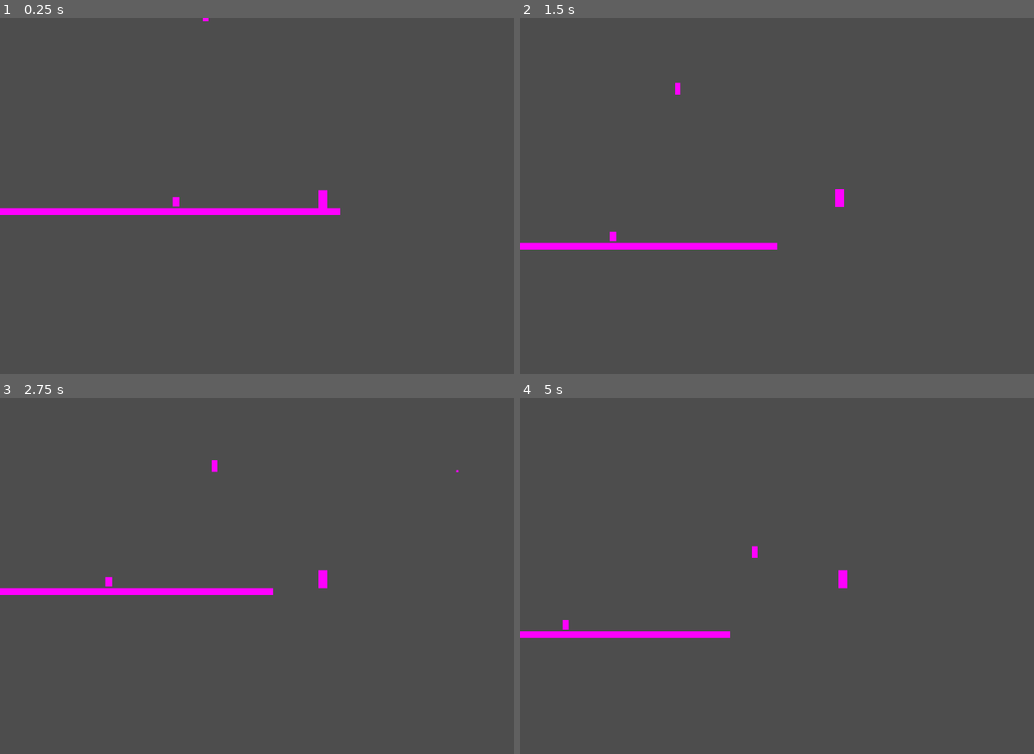
Above: before the commit, frames 1-4 (two rows, left to right).
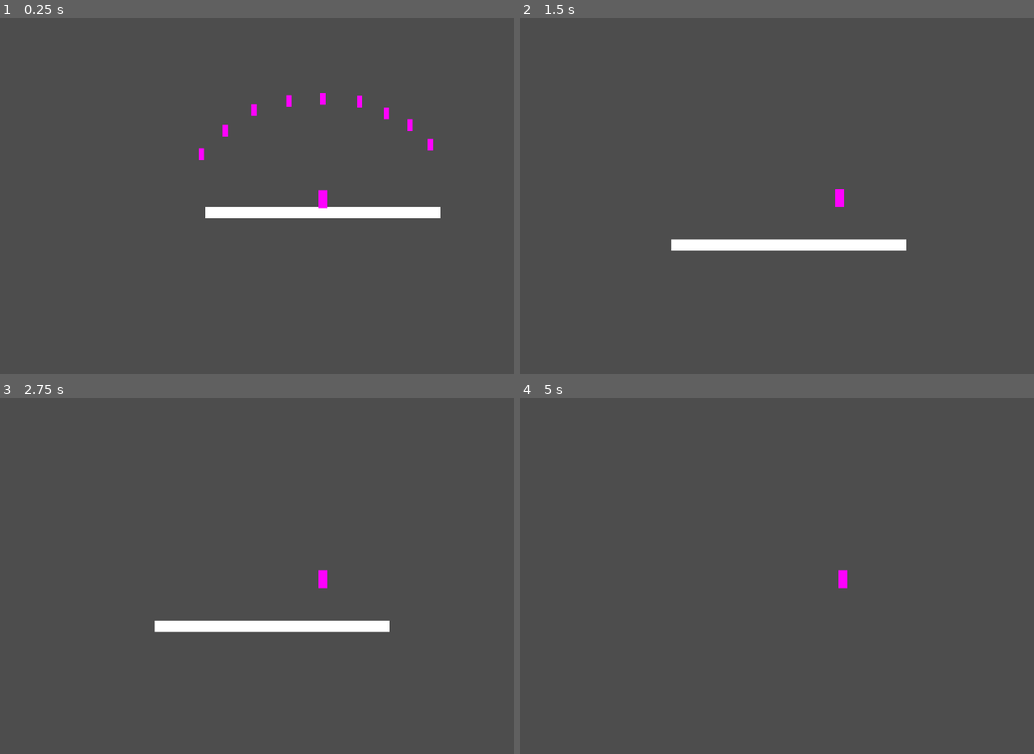
Above: after the commit, the same moments.

Repository: Christian-Lago/Transcendence-Skillbreaker
Game: Godot game, scene res://scenes/platform.tscn
The game is run twice, just before and just after one commit, with the same random seed, the same clock (stepped at 60 frames per second) and the same inputs. Before the commit the project starts from res://scenes/main.tscn.
Inputs (mouse positions are in pixels of both pictures, inside the frame that each line leads up to):
- Up to frame 1 (0.25 s): no input
- Up to frame 2 (1.5 s): move the mouse to (982, 181) at 0.52 s; hold D (Right) from 0.53 s (still down); click (982, 181) at 0.6 s; tap W (Up) at 0.77 s; move the mouse to (715, 217) at 1.27 s; tap C (Ultimate) at 1.35 s
- Up to frame 3 (2.75 s): tap W (Up) at 1.52 s; move the mouse to (385, 501) at 2.02 s; release D (Right) at 2.03 s; hold A (Left) from 2.03 s (still down); click (385, 501) at 2.1 s
- Up to frame 4 (5 s): move the mouse to (812, 650) at 2.77 s; release A (Left) at 2.78 s; hold D (Right) 2.78-4.28 s; tap C (Ultimate) at 2.85, 4.35 s; tap W (Up) at 3.02, 3.77, 4.52 s; move the mouse to (outside the picture) at 3.52 s; click (outside the picture) at 3.6 s; move the mouse to (648, 526) at 4.27 s; hold A (Left) from 4.28 s (still down)

The runs differ from the first frame. In frame 1, 2.7% of the frame differs, in the area x 0-86%, y 0-57%; in frame 2, 2.1%; in frame 3, 2.6%; in frame 4, 0.9%.

Commit message:
feat: platform tutorial scene, universe_1 layout started

Diff:
--- a/project.godot
+++ b/project.godot
@@ -11,7 +11,7 @@
 [application]
 
 config/name="Transcendence-Skillbreaker"
-run/main_scene="res://scenes/main.tscn"
+run/main_scene="res://scenes/platform.tscn"
 config/features=PackedStringArray("4.2", "Forward Plus")
 config/icon="res://icon.svg"
 
--- /dev/null
+++ b/scenes/platform.tscn
@@ -0,0 +1,61 @@
+[gd_scene load_steps=5 format=3 uid="uid://ccoty288lsjbr"]
+
+[ext_resource type="Script" path="res://scripts/platform.gd" id="1_fe2i8"]
+[ext_resource type="PackedScene" uid="uid://driysp47g8eys" path="res://scenes/player.tscn" id="1_rokgq"]
+[ext_resource type="PackedScene" uid="uid://b64qgq42qls3" path="res://scenes/enemy.tscn" id="2_kdril"]
+
+[sub_resource type="RectangleShape2D" id="RectangleShape2D_oak0k"]
+size = Vector2(838, 40)
+
+[node name="Node2D" type="Node2D"]
+script = ExtResource("1_fe2i8")
+
+[node name="bloque" type="StaticBody2D" parent="."]
+
+[node name="CollisionShape2D" type="CollisionShape2D" parent="bloque"]
+shape = SubResource("RectangleShape2D_oak0k")
+
+[node name="ColorRect" type="ColorRect" parent="bloque"]
+offset_left = -420.0
+offset_top = -22.0
+offset_right = 419.0
+offset_bottom = 18.0
+
+[node name="Player" parent="." instance=ExtResource("1_rokgq")]
+position = Vector2(-1, -72)
+
+[node name="Enemy" parent="." instance=ExtResource("2_kdril")]
+position = Vector2(-469, -224)
+enemy_level = 80
+
+[node name="Enemy2" parent="." instance=ExtResource("2_kdril")]
+position = Vector2(-380, -317)
+enemy_level = 80
+
+[node name="Enemy3" parent="." instance=ExtResource("2_kdril")]
+position = Vector2(-270, -400)
+enemy_level = 80
+
+[node name="Enemy4" parent="." instance=ExtResource("2_kdril")]
+position = Vector2(-134, -437)
+enemy_level = 80
+
+[node name="Enemy5" parent="." instance=ExtResource("2_kdril")]
+position = Vector2(0, -448)
+enemy_level = 80
+
+[node name="Enemy6" parent="." instance=ExtResource("2_kdril")]
+position = Vector2(144, -434)
+enemy_level = 80
+
+[node name="Enemy7" parent="." instance=ExtResource("2_kdril")]
+position = Vector2(249, -388)
+enemy_level = 80
+
+[node name="Enemy8" parent="." instance=ExtResource("2_kdril")]
+position = Vector2(339, -339)
+enemy_level = 80
+
+[node name="Enemy9" parent="." instance=ExtResource("2_kdril")]
+position = Vector2(417, -263)
+enemy_level = 80
--- a/scenes/universe_1.tscn
+++ b/scenes/universe_1.tscn
@@ -1,25 +1,40 @@
 [gd_scene load_steps=4 format=3 uid="uid://51r5m3q3e5gp"]
 
 [ext_resource type="PackedScene" uid="uid://driysp47g8eys" path="res://scenes/player.tscn" id="1_p61yh"]
-[ext_resource type="PackedScene" uid="uid://dhap6kn7r1mde" path="res://scenes/world.tscn" id="2_uotr0"]
-[ext_resource type="PackedScene" uid="uid://b64qgq42qls3" path="res://scenes/enemy.tscn" id="3_gsu4p"]
 
-[node name="Main" type="Node2D"]
+[sub_resource type="RectangleShape2D" id="RectangleShape2D_12p4i"]
+size = Vector2(63, 21)
+
+[sub_resource type="RectangleShape2D" id="RectangleShape2D_e7oti"]
+size = Vector2(40, 40)
+
+[node name="universe_1" type="Node2D"]
 
 [node name="Player" parent="." instance=ExtResource("1_p61yh")]
-position = Vector2(524, -47)
+position = Vector2(-4, -1315)
 
-[node name="Enemy12" parent="." instance=ExtResource("3_gsu4p")]
-position = Vector2(86, -719)
-enemy_level = 80
+[node name="StaticBody2D" type="StaticBody2D" parent="."]
+metadata/_edit_group_ = true
 
-[node name="Enemy6" parent="." instance=ExtResource("3_gsu4p")]
-position = Vector2(-1012, -490)
-enemy_level = 80
+[node name="CollisionShape2D" type="CollisionShape2D" parent="StaticBody2D"]
+position = Vector2(21.5, 0.5)
+shape = SubResource("RectangleShape2D_12p4i")
 
-[node name="Enemy7" parent="." instance=ExtResource("3_gsu4p")]
-position = Vector2(-921, -347)
-enemy_level = 80
+[node name="ColorRect" type="ColorRect" parent="StaticBody2D"]
+offset_left = -20.0
+offset_top = -20.0
+offset_right = 20.0
+offset_bottom = 20.0
 
-[node name="World" parent="." instance=ExtResource("2_uotr0")]
-position = Vector2(452, 106)
+[node name="StaticBody2D2" type="StaticBody2D" parent="."]
+position = Vector2(-312, -301)
+metadata/_edit_group_ = true
+
+[node name="CollisionShape2D" type="CollisionShape2D" parent="StaticBody2D2"]
+shape = SubResource("RectangleShape2D_e7oti")
+
+[node name="ColorRect" type="ColorRect" parent="StaticBody2D2"]
+offset_left = -20.0
+offset_top = -20.0
+offset_right = 20.0
+offset_bottom = 20.0
--- /dev/null
+++ b/scripts/platform.gd
@@ -0,0 +1,39 @@
+extends Node2D
+
+# Referencia al bloque/plataforma
+# Reference to the platform block
+@onready var bloque = $bloque
+
+# Escena siguiente
+# Next scene
+const NEXT_SCENE = "res://scenes/universe_1.tscn"
+
+# Si ya se activó la secuencia de caída
+# If fall sequence already triggered
+var sequence_started = false
+
+func _process(_delta):
+	# Comprobar si quedan enemigos
+	# Check if any enemies remain
+	if sequence_started:
+		return
+	var enemies = get_tree().get_nodes_in_group("enemy")
+	if enemies.size() == 0:
+		sequence_started = true
+		_start_fall_sequence()
+
+func _start_fall_sequence():
+	# Desmayar al jugador
+	# Faint the player
+	var player = get_tree().get_first_node_in_group("player")
+	if player:
+		player.set_physics_process(false)
+		player.set_process(false)
+	# Esperar un momento y romper la plataforma
+	# Wait a moment and break the platform
+	await get_tree().create_timer(1.5).timeout
+	bloque.queue_free()
+	# Esperar a que el jugador caiga y cargar siguiente escena
+	# Wait for player to fall and load next scene
+	await get_tree().create_timer(2.0).timeout
+	get_tree().call_deferred("change_scene_to_file", NEXT_SCENE)
